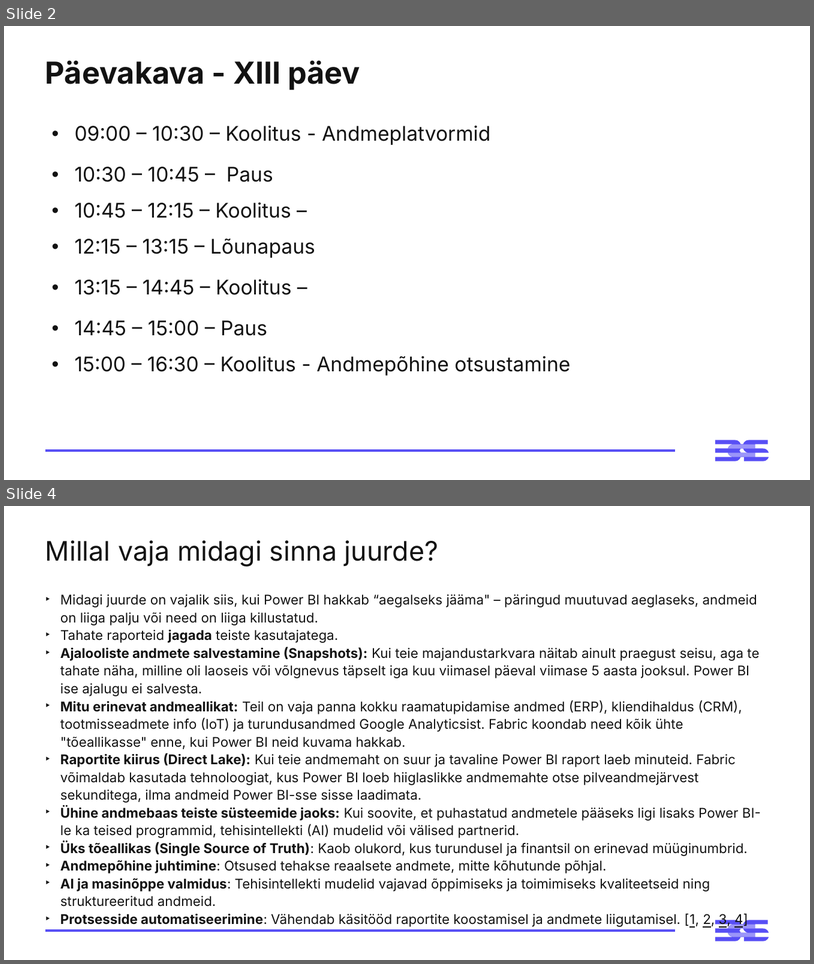
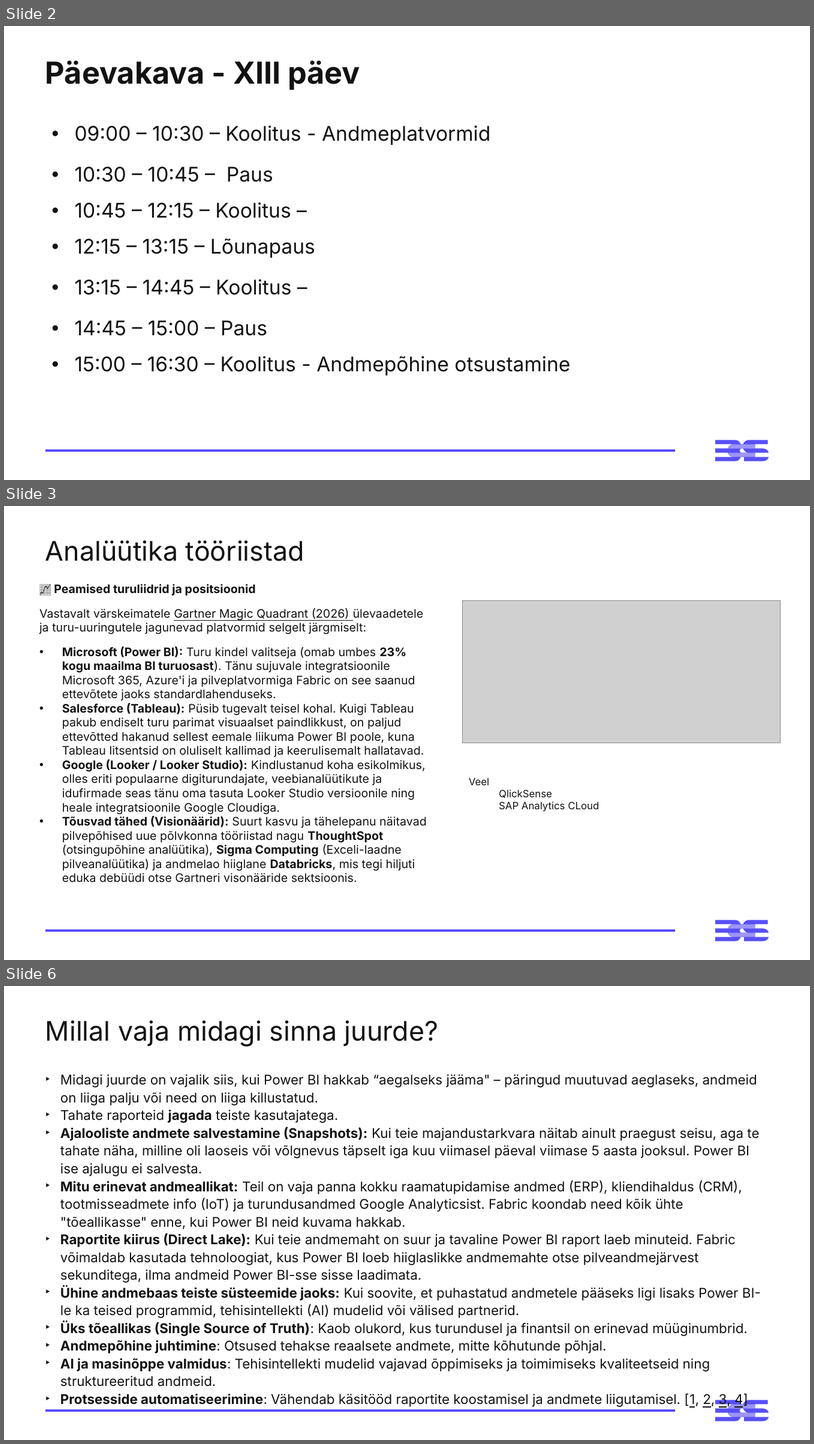
Before and after one commit to emilieabel/andmetarkus, a slide deck: Materjalid/Day4 Andmeplatvormid json/4-paev-andmetarkus-esitlus.pptx. Shown one above the other, each under a label of ours: slides 2 and 4 before the commit, slides 2, 3 and 6 after it; the slides between them are not shown. The pictures are 814x964 and 814x1444 pixels, drawn with LibreOffice and Linux fonts; fonts in the diff are those of the drawing; grey boxes stand for pictures. Boxes give left, top, right and bottom in pixels: in the first picture for what was removed or moved away, otherwise in the second. Text is boxed around its words. In the diff, an @@ line names an element or a change of style, - is before the commit and + after.

```diff
--- a/Materjalid/Day4 Andmeplatvormid json/4-paev-andmetarkus-esitlus.pptx
+++ b/Materjalid/Day4 Andmeplatvormid json/4-paev-andmetarkus-esitlus.pptx
@@ slide 3 added at [4, 506, 810, 960], background #FFFFFF; not listed: 3 template elements that a slide beside it also shows @@
@@ title added at [45, 540, 305, 561], 32 pt, text #121212 @@
+Analüütika tööriistad
@@ text added at [39, 584, 427, 882], 14 pt, text #121212 @@
+📈 Peamised turuliidrid ja positsioonid
+Vastavalt värskeimatele Gartner Magic Quadrant (2026) ülevaadetele ja turu-uuringutele jagunevad platvormid selgelt järgmiselt:
+• Microsoft (Power BI): Turu kindel valitseja (omab umbes 23% kogu maailma BI turuosast). Tänu sujuvale integratsioonile Microsoft 365, Azure'i ja pilveplatvormiga Fabric on see saanud ettevõtete jaoks standardlahenduseks.
+• Salesforce (Tableau): Püsib tugevalt teisel kohal. Kuigi Tableau pakub endiselt turu parimat visuaalset paindlikkust, on paljud ettevõtted hakanud sellest eemale liikuma Power BI poole, kuna Tableau litsentsid on oluliselt kallimad ja keerulisemalt hallatavad.
+• Google (Looker / Looker Studio): Kindlustanud koha esikolmikus, olles eriti populaarne digiturundajate, veebianalüütikute ja idufirmade seas tänu oma tasuta Looker Studio versioonile ning heale integratsioonile Google Cloudiga.
+• Tõusvad tähed (Visionäärid): Suurt kasvu ja tähelepanu näitavad pilvepõhised uue põlvkonna tööriistad nagu ThoughtSpot (otsingupõhine analüütika), Sigma Computing (Exceli-laadne pilveanalüütika) ja andmelao hiiglane Databricks, mis tegi hiljuti eduka debüüdi otse Gartneri visonääride sektsioonis.
@@ picture added at [463, 600, 782, 743] @@
@@ text added at [469, 777, 599, 811], 12 pt, text #121212 @@
+Veel
+  QlickSense
+  SAP Analytics CLoud
@@ what was slide 4 is now slide 6 @@
```
Also in this commit, not shown: 1 slide changed, 1 other slide added, 4 slides removed, 2 other files.
